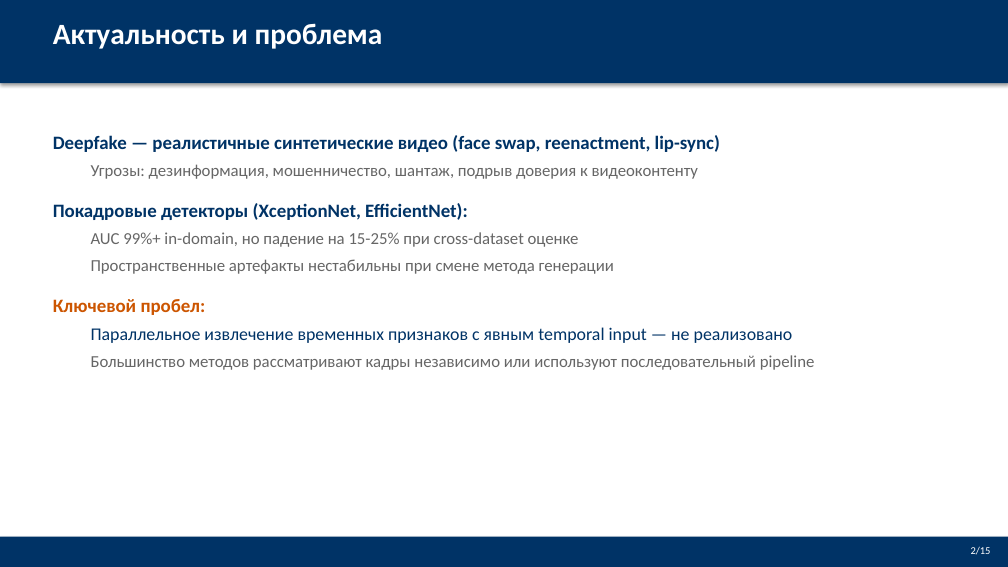
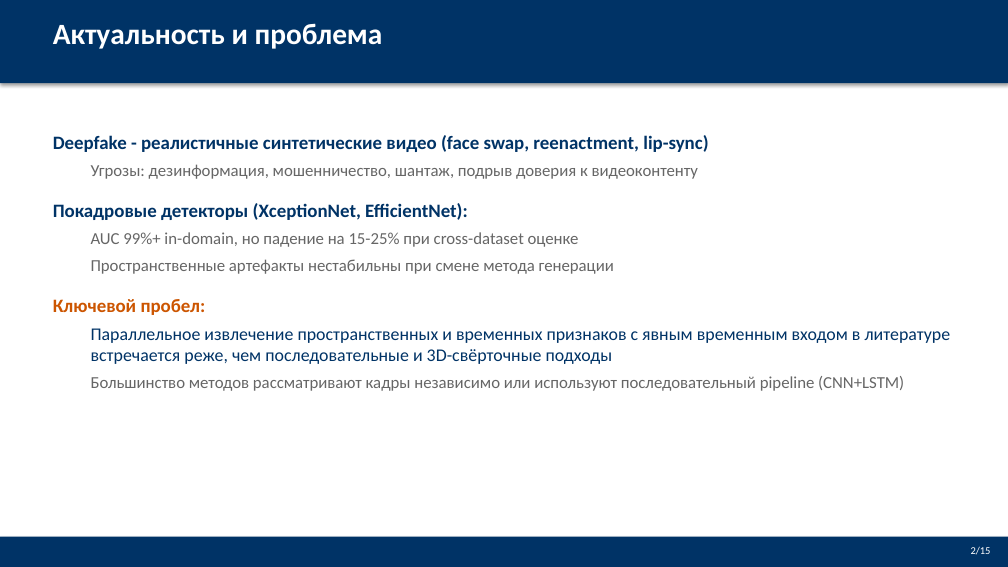
Before and after one commit to Jokeera/deepfake-detection, a slide deck: slide 2 of VKRDoc/Defense_Presentation.pptx. Drawn at 1008x567 pixels with LibreOffice and Linux fonts; fonts in the diff are those of the drawing. Boxes give left, top, right and bottom in pixels: in the first picture for what was removed or moved away, otherwise in the second. Text is boxed around its words. In the diff, an @@ line names an element or a change of style, - is before the commit and + after.

```diff
--- a/VKRDoc/Defense_Presentation.pptx
+++ b/VKRDoc/Defense_Presentation.pptx
@@ text at [53,135,708,152]: text changed @@
-Deepfake — реалистичные синтетические видео (face swap, reenactment, lip-sync)
+Deepfake - реалистичные синтетические видео (face swap, reenactment, lip-sync)
@@ text at [91,328,951,391]: text changed; size 16 to 17 pt; text colour #666666 to #003366 @@
-  Параллельное извлечение временных признаков с явным temporal input — не реализовано
-  Большинство методов рассматривают кадры независимо или используют последовательный pipeline
+  Параллельное извлечение пространственных и временных признаков с явным временным входом в литературе встречается реже, чем последовательные и 3D-свёрточные подходы
+  Большинство методов рассматривают кадры независимо или используют последовательный pipeline (CNN+LSTM)
```
Also in this commit, not shown: 11 other slides changed, 1 other file.
